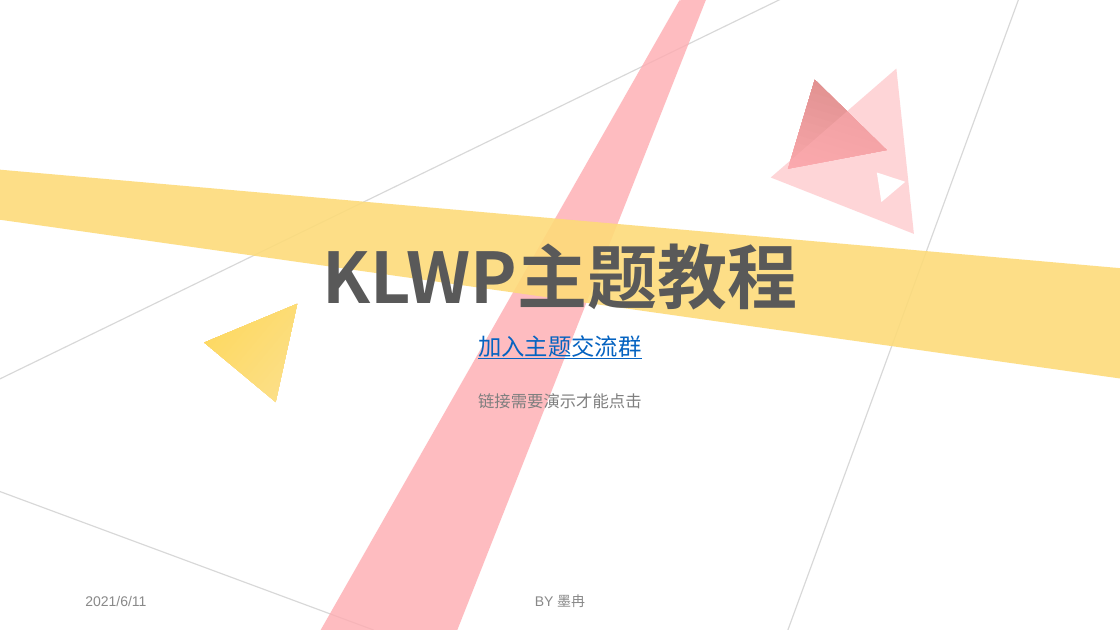
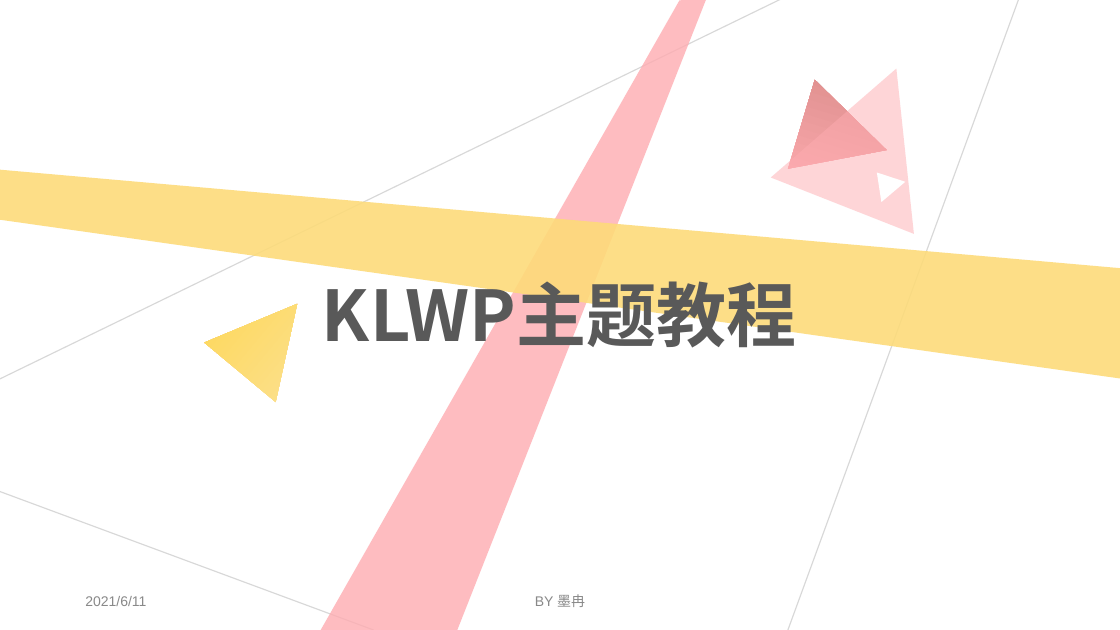
Before and after one commit to MoRan1412/WebSite, a slide deck: slide 1 of tutorials/klwp.pptx. Drawn at 1120x630 pixels with LibreOffice and Linux fonts; fonts in the diff are those of the drawing. Boxes give left, top, right and bottom in pixels: in the first picture for what was removed or moved away, otherwise in the second. Text is boxed around its words. In the diff, an @@ line names an element or a change of style, - is before the commit and + after.

```diff
--- a/tutorials/klwp.pptx
+++ b/tutorials/klwp.pptx
@@ title "KLWP主题教程": place and size @@
-title "KLWP主题教程" at <box>323,232,798,320</box>
+title "KLWP主题教程" at <box>322,270,797,358</box>
@@ subtitle removed at <box>478,331,642,361</box> @@
-加入主题交流群
@@ text removed at <box>478,391,642,413</box> @@
-链接需要演示才能点击
```
Also in this commit, not shown: 1 other slide changed, 2 slides added, 2 other files.
